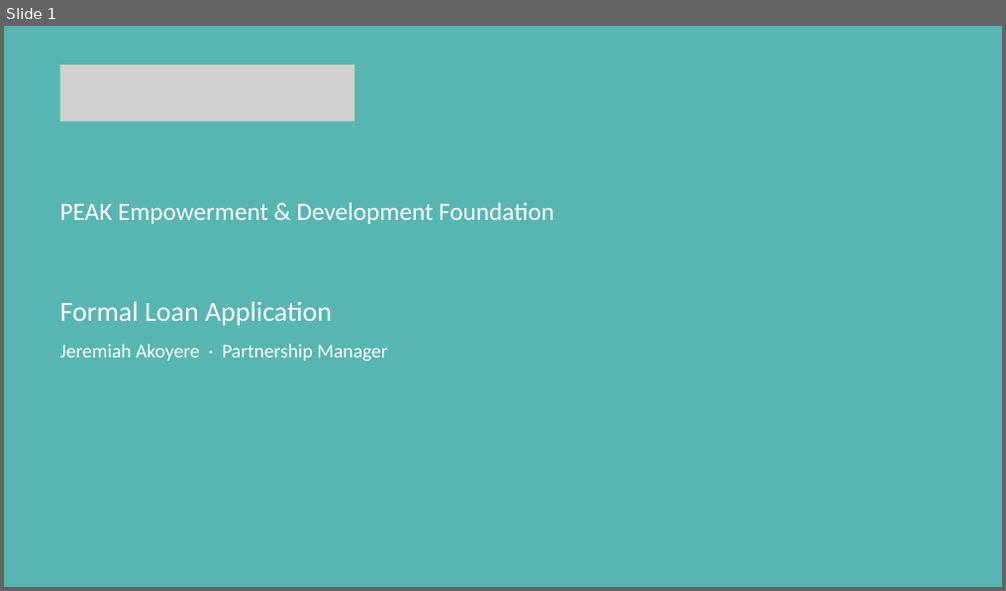
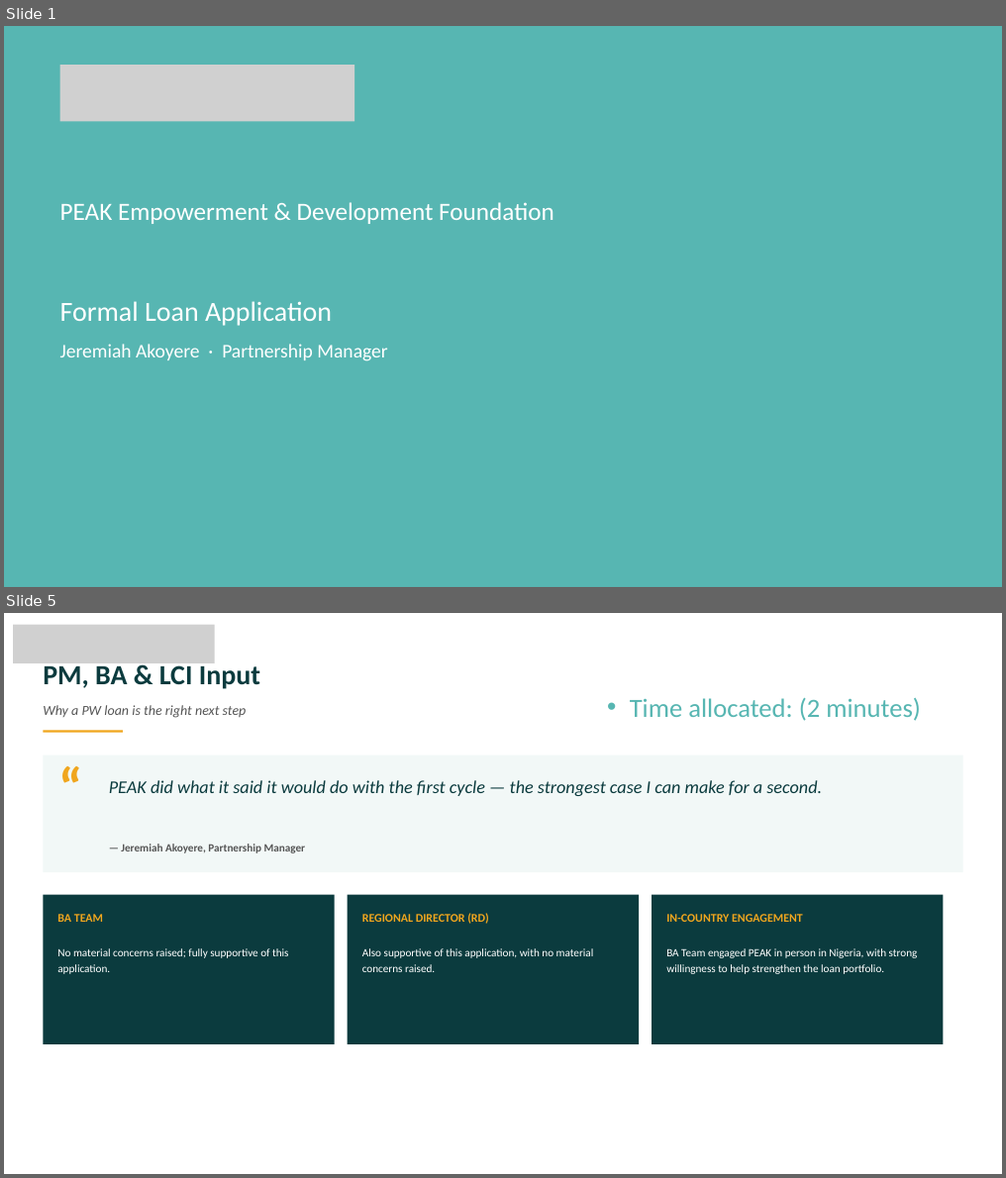
Before and after one commit to jakoyere-collab/NGO-Opportunities, a slide deck: deliverables/PEAK_Formal_Loan_Application_Presentation.pptx. Shown one above the other, each under a label of ours: slide 1 before the commit, slides 1 and 5 after it; the slides between them are not shown. The pictures are 1006x591 and 1006x1178 pixels, drawn with LibreOffice and Linux fonts; fonts in the diff are those of the drawing; grey boxes stand for pictures. Boxes give left, top, right and bottom in pixels: in the first picture for what was removed or moved away, otherwise in the second. Text is boxed around its words. In the diff, an @@ line names an element or a change of style, - is before the commit and + after.

```diff
--- a/deliverables/PEAK_Formal_Loan_Application_Presentation.pptx
+++ b/deliverables/PEAK_Formal_Loan_Application_Presentation.pptx
@@ slide 5 added at (4, 613, 1002, 1174), background #FFFFFF @@
@@ picture added at (13, 625, 215, 663) @@
@@ text added at (43, 662, 260, 689), 40 pt, text #0B3B3E, bold @@
+PM, BA & LCI Input
@@ text added at (630, 698, 921, 721), 38 pt, text #57B6B2 @@
+  • Time allocated: (2 minutes)
@@ text added at (43, 705, 247, 718), 20 pt, text #555555, italic @@
+Why a PW loan is the right next step
@@ rectangle added at (43, 730, 123, 732), fill #F0A61E @@
@@ rectangle added at (43, 756, 963, 872), fill #F2F8F7 @@
@@ text added at (58, 749, 134, 809), 80 pt, text #F0A61E, bold @@
+“
@@ text added at (109, 780, 822, 796), 26 pt, text #0B3B3E, italic @@
+PEAK did what it said it would do with the first cycle — the strongest case I can make for a second.
@@ text added at (121, 844, 306, 854), 16 pt, text #555555, bold @@
+— Jeremiah Akoyere, Partnership Manager
@@ rectangle added at (43, 895, 335, 1045), fill #0B3B3E @@
@@ rectangle added at (348, 895, 639, 1045), fill #0B3B3E @@
@@ rectangle added at (651, 895, 944, 1045), fill #0B3B3E @@
@@ text added at (57, 914, 103, 922), 17 pt, text #F0A61E, bold @@
+BA TEAM
@@ text added at (362, 913, 489, 924), 17 pt, text #F0A61E, bold @@
+REGIONAL DIRECTOR (RD)
@@ text added at (666, 914, 803, 922), 17 pt, text #F0A61E, bold @@
+IN-COUNTRY ENGAGEMENT
@@ text added at (57, 949, 289, 974), 16 pt, text #FFFFFF @@
+No material concerns raised; fully supportive of this application.
@@ text added at (362, 949, 594, 972), 16 pt, text #FFFFFF @@
+Also supportive of this application, with no material concerns raised.
@@ text added at (666, 949, 918, 974), 16 pt, text #FFFFFF @@
+BA Team engaged PEAK in person in Nigeria, with strong willingness to help strengthen the loan portfolio.
```
Also in this commit, not shown: 11 slides changed, 5 slides removed.
